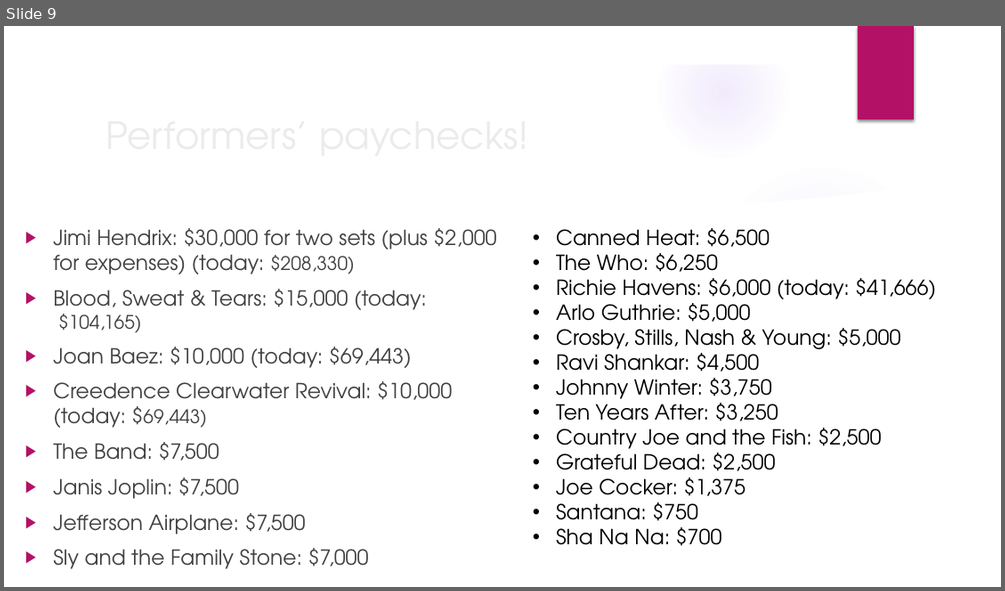
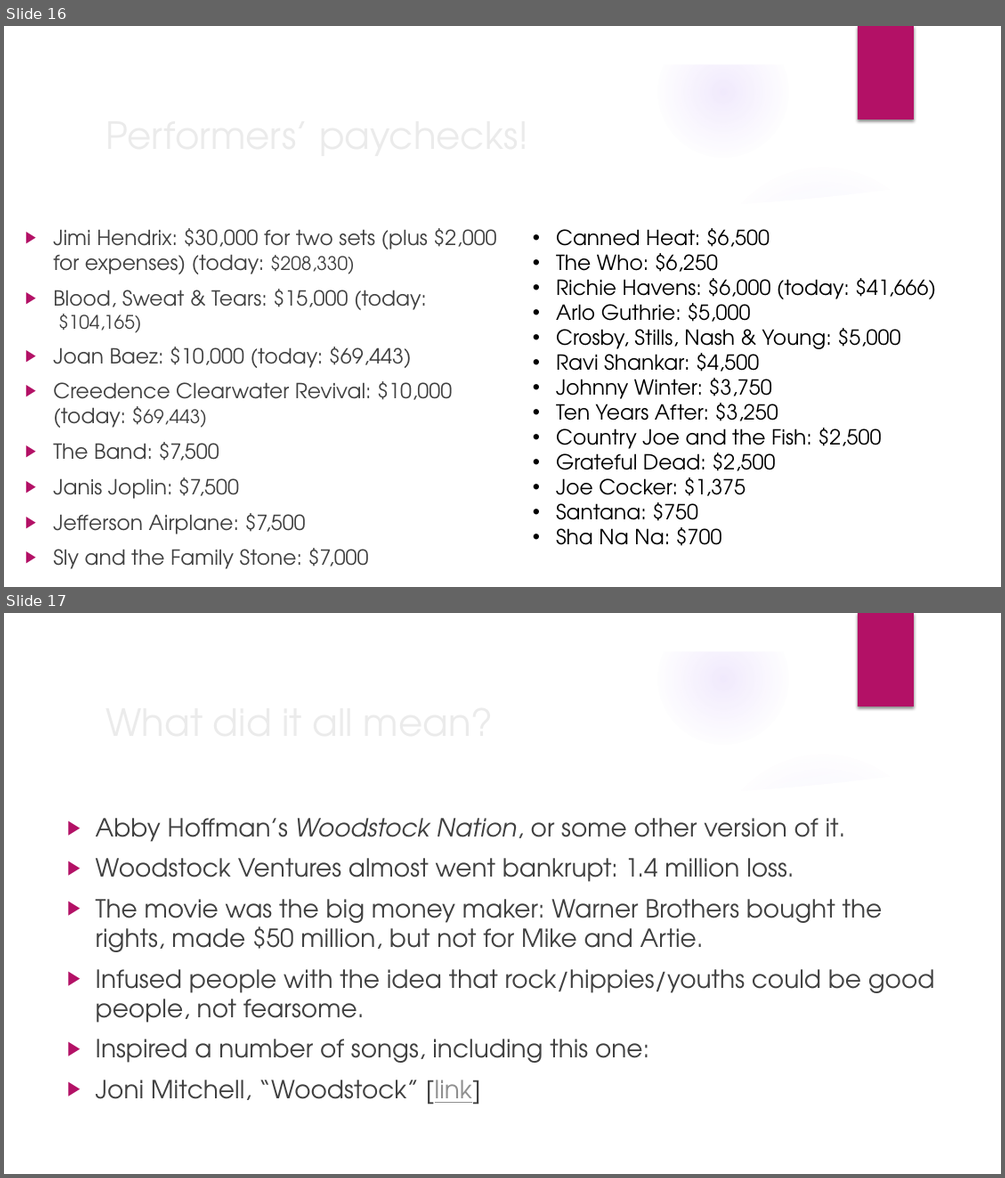
Before and after one commit to mrbaker1917/website, a slide deck: ASMU432/ppts/The late 1960s.pptx. Shown one above the other, each under a label of ours: slide 9 before the commit, slides 16 and 17 after it. The pictures are 1005x591 and 1005x1178 pixels, drawn with LibreOffice and Linux fonts; fonts in the diff are those of the drawing; background and template pictures are left out. Boxes give left, top, right and bottom in pixels: in the first picture for what was removed or moved away, otherwise in the second. Text is boxed around its words. In the diff, an @@ line names an element or a change of style, - is before the commit and + after.

```diff
--- a/ASMU432/ppts/The late 1960s.pptx
+++ b/ASMU432/ppts/The late 1960s.pptx
@@ slide 17 added at [4,613,1001,1174], background picture (left out); not listed: 9 template elements that a slide beside it also shows @@
@@ title added at [98,692,815,750], 36 pt, text #EBEBEB @@
+What did it all mean?
@@ text added at [96,818,935,1104], 24 pt, text #404040 @@
+▶ Abby Hoffman’s Woodstock Nation, or some other version of it.
+▶ Woodstock Ventures almost went bankrupt: 1.4 million loss.
+▶ The movie was the big money maker: Warner Brothers bought the rights, made $50 million, but not for Mike and Artie.
+▶ Infused people with the idea that rock/hippies/youths could be good people, not fearsome.
+▶ Inspired a number of songs, including this one:
+▶ Joni Mitchell, “Woodstock” [link]
@@ what was slide 9 is now slide 16 @@
```
Also in this commit, not shown: 2 slides changed, 8 other slides added, 5 other files.
